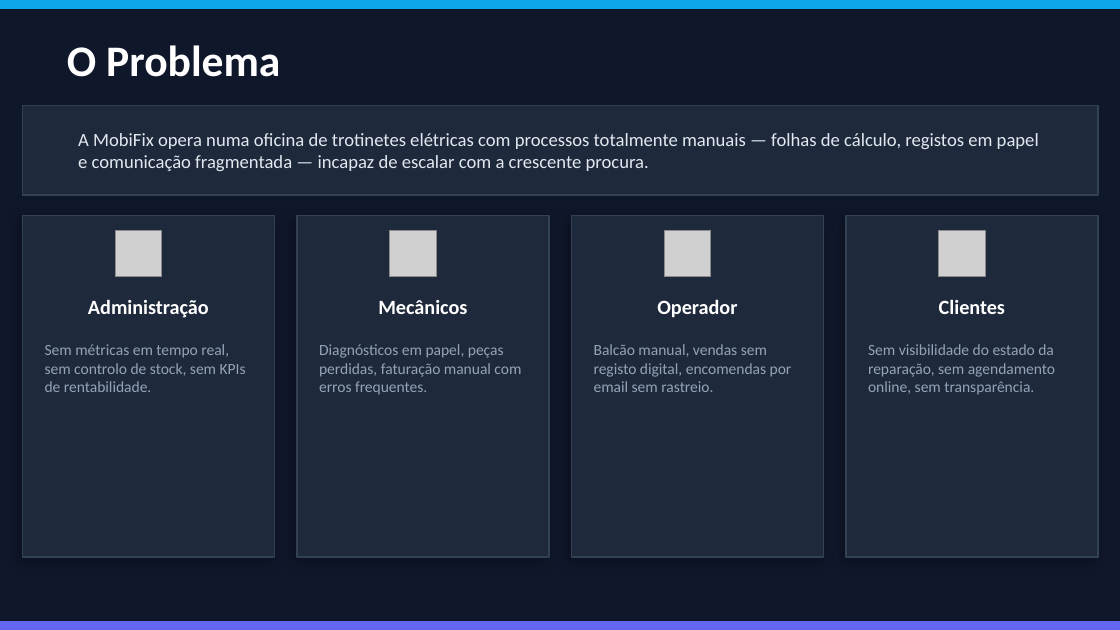
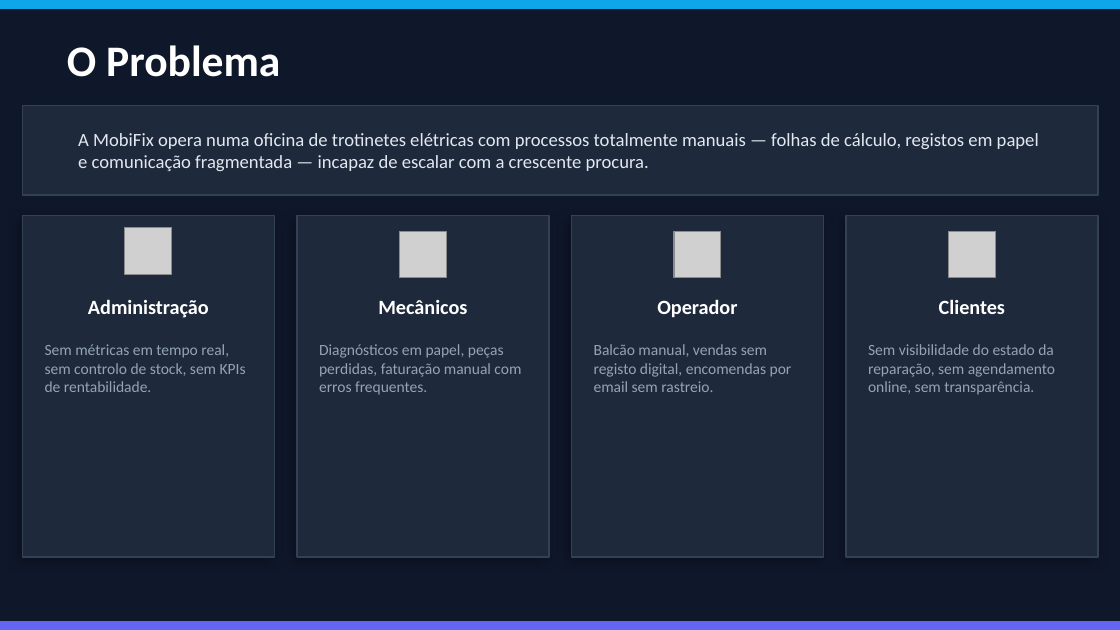
Before and after one commit to Diogoesteves11/LI4, a slide deck: slide 2 of FixNPresent_v2 .pptx. Drawn at 1120x630 pixels with LibreOffice and Linux fonts; fonts in the diff are those of the drawing; grey boxes stand for pictures. Boxes give left, top, right and bottom in pixels: in the first picture for what was removed or moved away, otherwise in the second. Text is boxed around its words. In the diff, an @@ line names an element or a change of style, - is before the commit and + after.

```diff
--- a/FixNPresent_v2 .pptx
+++ b/FixNPresent_v2 .pptx
@@ picture: place and size @@
-picture at bbox=[115, 231, 162, 278]
+picture at bbox=[124, 227, 171, 274]
@@ 3 pictures: place and size @@
-3 pictures at bbox=[390, 231, 986, 278]
+3 pictures at bbox=[400, 231, 996, 278]
```
Also in this commit, not shown: 9 other slides changed, 4 slides added.
